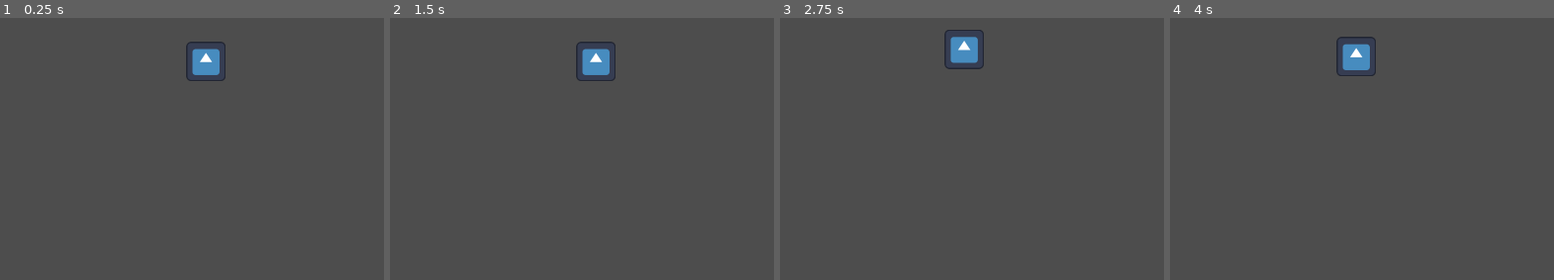
Above: before the commit, frames 1-4 (left to right).
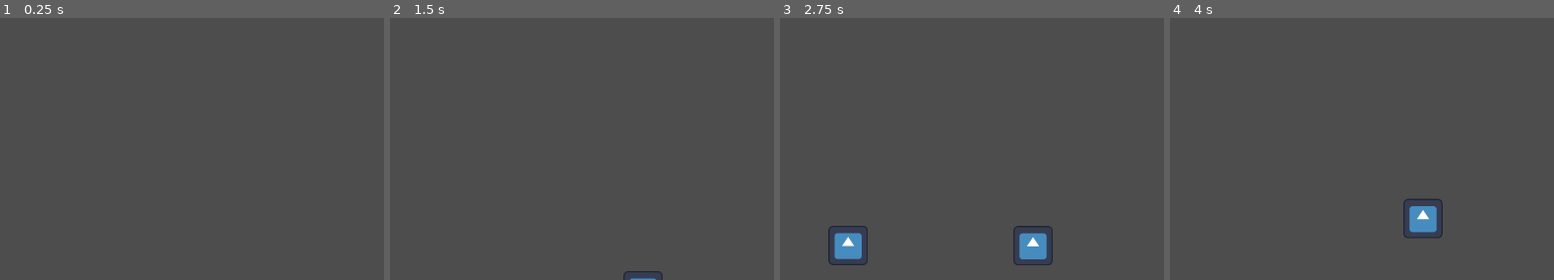
Above: after the commit, the same moments.

Repository: JoeOrchard03/Bubble-Fish
Game: Godot game, scene res://Scenes/MainScene.tscn
Two runs of this game, one before a commit and one after it. Both use one fixed random seed, a clock stepped at 60 frames per second and the inputs below. The project has no main scene, so this scene is started directly. The engine's default icon, where the game draws it, is replaced by a stand-in: a white triangle on a blue panel in a dark square.
Inputs (mouse positions are in pixels of both pictures, inside the frame that each line leads up to):
- Up to frame 1 (0.25 s): no input
- Up to frame 2 (1.5 s): tap Enter at 0.5 s; move the mouse to (outside the picture) at 0.52 s; click (outside the picture) at 0.67 s; drag from (486, 80) to (605, 146) at 1.27 s
- Up to frame 3 (2.75 s): move the mouse to (outside the picture) at 2.02 s; click (outside the picture) at 2.17 s
- Up to frame 4 (4 s): drag from (1385, 146) to (outside the picture) at 2.77 s; move the mouse to (outside the picture) at 3.52 s; click (outside the picture) at 3.67 s

The runs differ from the first frame. In frame 1, 0.9% of the frame differs, in the area x 48-59%, y 9-25%; in frame 2, 1.1%; in frame 3, 2.9%, in the area x 12-72%, y 4-95%; in frame 4, 1.9%.

Commit message:
instances projectile

Diff:
--- a/Scenes/MainScene.tscn
+++ b/Scenes/MainScene.tscn
@@ -1,13 +1,7 @@
-[gd_scene load_steps=3 format=3 uid="uid://biudnj2x84urg"]
+[gd_scene load_steps=2 format=3 uid="uid://biudnj2x84urg"]
 
 [ext_resource type="PackedScene" uid="uid://cbpok72dqco55" path="res://Prefabs/control_logic.tscn" id="1_g8jgy"]
-[ext_resource type="PackedScene" uid="uid://7upowc3qaycv" path="res://Prefabs/net.tscn" id="2_frgy2"]
 
 [node name="MainSceneRoot" type="Node2D"]
 
-[node name="ControlLogic" parent="." node_paths=PackedStringArray("net") instance=ExtResource("1_g8jgy")]
-net = NodePath("../Net")
-
-[node name="Net" parent="." instance=ExtResource("2_frgy2")]
-position = Vector2(1127, 730)
-gravity_scale = 0.0
+[node name="ControlLogic" parent="." instance=ExtResource("1_g8jgy")]
--- a/Scripts/control_logic.gd
+++ b/Scripts/control_logic.gd
@@ -1,6 +1,6 @@
 extends Node2D
 
-@export var net:Node
+var net_prefab = preload("res://Prefabs/net.tscn")
 
 var start_pos: Vector2 = Vector2(-1, -1)
 var final_pos: Vector2
@@ -30,8 +30,11 @@
 		print("Final:")
 		print(final_pos)
 
+		var net = net_prefab.instantiate()
+		add_child(net)
+		net.position = Vector2(1280, 1212)
 
-		net.apply_central_impulse(launch_direction*(launch_force/5))
+		net.apply_central_impulse(launch_direction*(launch_force*1.7))
 
 		start_pos = Vector2(-1, -1)
 		once = true
